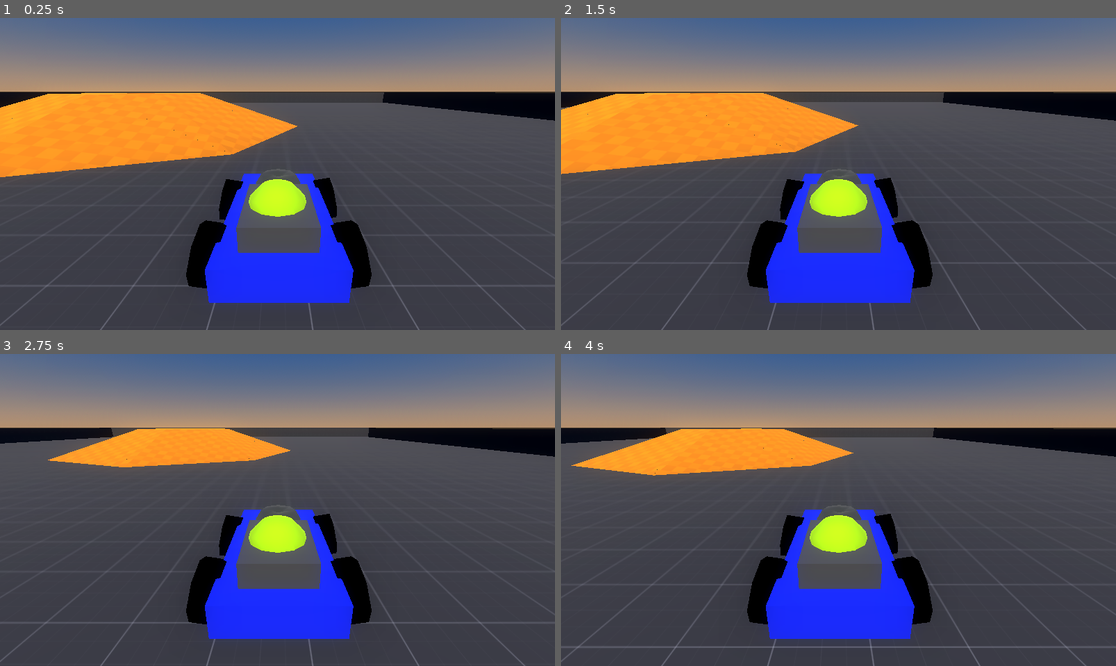
Above: before the commit, frames 1-4 (two rows, left to right).
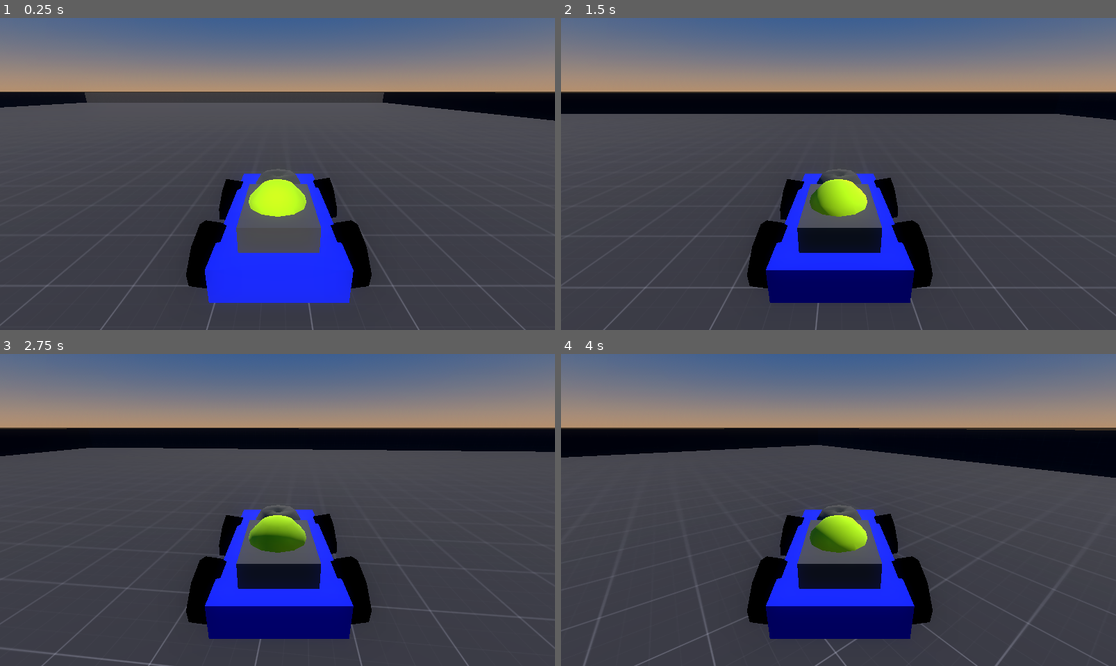
Above: after the commit, the same moments.

Repository: NoxLoveYa/Fire-Racer
Game: Godot game, scene res://Main.tscn
Same seed, same stepped clock (60 frames per second), same inputs: the game is played once before the commit and once after it.
Inputs:
- Up to frame 1 (0.25 s): no input
- Up to frame 2 (1.5 s): tap Enter at 0.5 s; hold D (Turn Right) 0.53-1.28 s; hold S (Brake) from 1.28 s (still down)
- Up to frame 3 (2.75 s): release S (Brake) at 2.03 s; hold D (Turn Right) from 2.03 s (still down)
- Up to frame 4 (4 s): release D (Turn Right) at 2.78 s; hold W (Accelerate) 2.78-3.53 s; hold A (Turn Left) from 3.53 s (still down)

The runs differ from the first frame. In frame 1, 10% of the frame differs, in the area x 0-54%, y 24-52%; in frame 2, 18%, in the area x 0-100%, y 23-100%; in frame 3, 12%; in frame 4, 15%.

Commit message:
[ADDED] CAR steering (tokyo drift mode)

Diff:
--- a/Map.tscn
+++ b/Map.tscn
@@ -1,8 +1,7 @@
-[gd_scene load_steps=7 format=3 uid="uid://nppokluwj2ab"]
+[gd_scene load_steps=5 format=3 uid="uid://nppokluwj2ab"]
 
 [ext_resource type="Texture2D" uid="uid://b8lt5u5rkhfqi" path="res://assets/prototype_textures/Dark/texture_01.png" id="1_pd378"]
 [ext_resource type="Texture2D" uid="uid://bmhjjkl7oin10" path="res://assets/prototype_textures/Dark/texture_02.png" id="2_1c6i4"]
-[ext_resource type="Texture2D" uid="uid://cia57paawsdrs" path="res://assets/prototype_textures/Orange/texture_09.png" id="3_14rwb"]
 
 [sub_resource type="StandardMaterial3D" id="StandardMaterial3D_ftau0"]
 albedo_texture = ExtResource("1_pd378")
@@ -11,11 +10,6 @@
 
 [sub_resource type="StandardMaterial3D" id="StandardMaterial3D_6cowp"]
 albedo_texture = ExtResource("2_1c6i4")
-uv1_triplanar = true
-uv1_world_triplanar = true
-
-[sub_resource type="StandardMaterial3D" id="StandardMaterial3D_u2kh0"]
-albedo_texture = ExtResource("3_14rwb")
 uv1_triplanar = true
 uv1_world_triplanar = true
 
@@ -48,16 +42,3 @@
 transform = Transform3D(1, 0, 0, 0, 1, 0, 0, 0, 1, 0, 0.25, 8.5)
 size = Vector3(15, 0.5, 0.001)
 material = SubResource("StandardMaterial3D_6cowp")
-
-[node name="Mid" type="CSGPolygon3D" parent="Map/Ground"]
-transform = Transform3D(0.5, 0, 0, 0, 0.5, 0, 0, 0, 0.5, 0, 0, 0)
-polygon = PackedVector2Array(0, 0, 0, 1, 2, 1, 5, 0)
-mode = 1
-spin_degrees = 360.0
-spin_sides = 8
-material = SubResource("StandardMaterial3D_u2kh0")
-
-[node name="CSGSphere3D" type="CSGSphere3D" parent="Map/Ground/Mid"]
-transform = Transform3D(1, 0, 0, 0, 1, 0, 0, 0, 1, 0, 1, 0)
-operation = 2
-material = SubResource("StandardMaterial3D_u2kh0")
--- a/Player.gd
+++ b/Player.gd
@@ -1,16 +1,17 @@
 extends CharacterBody3D
 
 @export var gravity = -20.0
-@export var engine_power = 6.0
-@export var braking = -9.0
+@export var engine_power = 10.0
+@export var braking = -1.5
 @export var friction = -10.0
 @export var drag = -20.0
-@export var steering_limit = 10.0  # front wheel max turning angle (deg)
-@export var max_speed_reverse = 3.0
+@export var steering_limit = 2.0
+@export var max_speed_reverse = 7.0
 
 # Car state properties
 var acceleration = Vector3.ZERO  # current acceleration
 var steer_angle = 0.0  # current wheel angle
+var steer_axis = Vector3(0, 1, 0)
 
 # Called when the node enters the scene tree for the first time.
 func _ready():
@@ -30,13 +31,17 @@
 	steer_angle = turn * deg_to_rad(steering_limit)
 	acceleration = Vector3.ZERO
 	if Input.is_action_pressed("Accelerate"):
-		acceleration = transform.basis.z * engine_power
+		acceleration += transform.basis.z * engine_power
 	if Input.is_action_pressed("Brake"):
-		acceleration = transform.basis.z * braking
+		acceleration += transform.basis.z * braking
+
+func steer_car():
+	transform.basis = transform.basis.rotated(steer_axis, steer_angle)
 
 func _physics_process(delta):
 	if is_on_floor():
 		get_input()
+		steer_car()
 		apply_friction(delta)
 	velocity.y += gravity * delta
 	velocity += acceleration * delta
